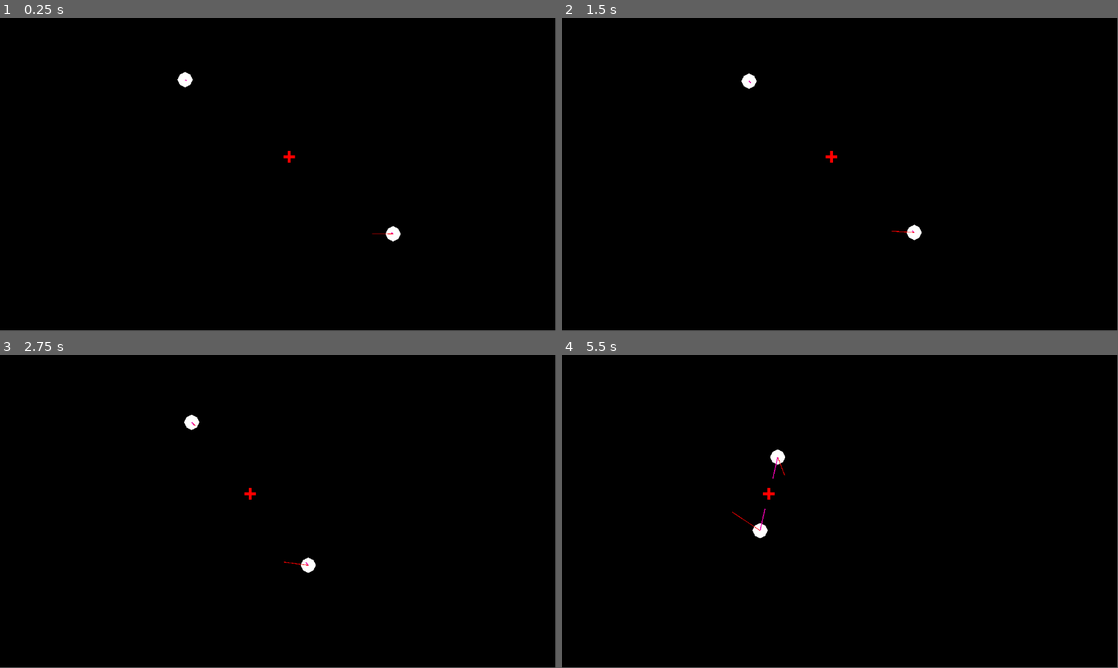
Above: before the commit, frames 1-4 (two rows, left to right).
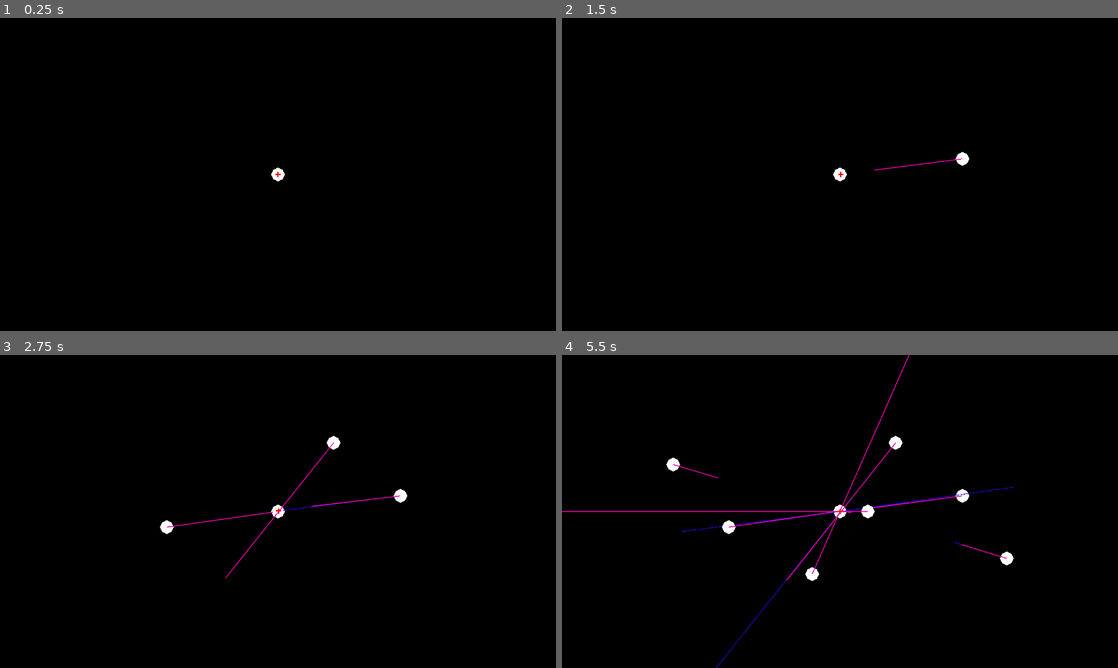
Above: after the commit, the same moments.

Repository: PedroHFMG/gravity_sim_2D
Game: Godot game, scene res://main.tscn
Two runs of this game, one before a commit and one after it. Both use one fixed random seed, a clock stepped at 60 frames per second and the inputs below.
Inputs (mouse positions are in pixels of both pictures, inside the frame that each line leads up to):
- Up to frame 1 (0.25 s): no input
- Up to frame 2 (1.5 s): move the mouse to (962, 158) at 0.52 s; click (962, 158) at 0.67 s; move the mouse to (728, 190) at 1.27 s; click (728, 190) at 1.42 s
- Up to frame 3 (2.75 s): move the mouse to (333, 442) at 2.02 s; click (333, 442) at 2.17 s
- Up to frame 4 (5.5 s): move the mouse to (812, 574) at 2.77 s; click (812, 574) at 2.92 s; move the mouse to (1006, 558) at 3.52 s; click (1006, 558) at 3.67 s; move the mouse to (673, 464) at 4.27 s; click (673, 464) at 4.42 s; move the mouse to (867, 511) at 5.02 s; click (867, 511) at 5.17 s
In our replay, the window is 799x449 before the commit and 800x450 after it. These sizes can differ from the game's own. Grey fills any space a smaller window leaves; there, only what the larger window draws over its background counts as a difference.

The runs differ from the first frame. In frame 1, 0.3% of the frame differs, in the area x 31-73%, y 17-72%; in frame 2, 0.5%; in frame 3, 0.8%; in frame 4, 1.8%, in the area x 0-82%, y 0-100%.

Commit message:
insertion of planets and overall fixes

Diff:
--- a/main.gd
+++ b/main.gd
@@ -2,12 +2,23 @@
 
 var planets = []
 const G = 11000
+@export var camera_centralizado : bool
+
+#Variáveis p/ criação de planetas novos
+var pos = Vector2.ZERO
+var planet_scene = load("res://planet.tscn")
+var new_planet = null
 
 func _ready() -> void:
 	planets = $Planetas.get_children()
 
 func _physics_process(delta: float) -> void:
-	#Calcula a gravidade em PARES >>sem repetição<<:
+	#Parte necessária para somar a aceleração de todos os planetas, e não somente do
+	#último par, para ser mostrada na linha rosa
+	for planet in planets:
+		planet.accumulated_acceleration = Vector2.ZERO
+
+	#Calcula a gravidade em PARES sem repetição!!!!
 	#Planeta principal do loop:
 	for i in range(planets.size()):
 		 #Planetas que terão os cálculos feitos com base no planeta principal:
@@ -15,18 +26,17 @@
 			#Aplicando a função gravidade com os planetas dos índices acima:
 			gravidade(planets[i], planets[j], delta)
 
-	for planet in planets:
-		if planet.get("fixed") == true:
-			planet.velocity = Vector2.ZERO
-		planet.position += planet.velocity * delta
-
 	#Indica a posição do centro de massa
 	$Centro.position = center_of_mass()
+
+	if camera_centralizado == true:
+		$Camera2D.enabled = true
+		$Camera2D.position = $Centro.position
 
 func gravidade(p1, p2, delta):
 	#Distância entre os dois planetas (vetor)
 	var vect_distance = p2.position - p1.position
-	#Equação de Newton (length calcula a distância somente, a hipotenusa)
+	#Equação de Newton (length calcula a distância somente, a hipotenusa), possui limitador pra evitar velocidades absurdas
 	var newton_eq = G * (p1.mass * p2.mass) / (vect_distance.length_squared() + 15)
 	#Direção da força, sem a intensidade (somente a direção)
 	var force_direction = (p2.position - p1.position).normalized()
@@ -37,13 +47,16 @@
 	var acceleration1 = force_direction * newton_eq / p1.mass
 	var acceleration2 = -force_direction * newton_eq / p2.mass
 
+	p1.accumulated_acceleration += acceleration1
+	p2.accumulated_acceleration += acceleration2
+
 	#Movimentação dos planetas, com a aceleração
 	p1.velocity += acceleration1 * delta
 	p2.velocity += acceleration2 * delta
 
-	#Linhas indicando aceleração e puxão gravitacional. Ajustar futuramente
-	p1.get_node("Line2D").points = [Vector2.ZERO, acceleration1]
-	p2.get_node("Line2D").points = [Vector2.ZERO, acceleration2]
+	# Atualiza a linha de aceleração
+	p1.get_node("Line2D").points = [Vector2.ZERO, p1.accumulated_acceleration]
+	p2.get_node("Line2D").points = [Vector2.ZERO, p2.accumulated_acceleration]
 
 func center_of_mass():
 	#Váriaveis que armazenam o somatório dos parâmetros dos planetas presentes
@@ -61,3 +74,24 @@
 
 	#Retorna a posição
 	return coord_final
+
+func _input(event: InputEvent) -> void:
+		if event is InputEventMouseButton and event.button_index == MOUSE_BUTTON_LEFT:
+			if event.pressed:
+				new_planet = planet_scene.instantiate()
+				new_planet.position = get_global_mouse_position()
+				new_planet.mass = 10
+
+				var line = Line2D.new()
+				line.name = "Line2D"
+				line.width = 2
+				line.default_color = Color('#ec00ad')
+				new_planet.add_child(line)
+
+			else:
+				if new_planet:
+					var velocity_new_planet = (new_planet.position - get_global_mouse_position())
+					new_planet.velocity = velocity_new_planet
+					$Planetas.add_child(new_planet)
+					planets.append(new_planet)
+					new_planet = null
--- a/main.tscn
+++ b/main.tscn
@@ -7,8 +7,14 @@
 [node name="Node2D" type="Node2D"]
 script = ExtResource("1_h2yge")
 
+[node name="Camera2D" type="Camera2D" parent="."]
+position = Vector2(640, 360)
+enabled = false
+
 [node name="Centro" parent="." instance=ExtResource("1_0xm2m")]
 modulate = Color(1, 0, 0, 1)
+top_level = true
+scale = Vector2(0.5, 0.5)
 
 [node name="CanvasLayer" type="CanvasLayer" parent="."]
 layer = -1
@@ -24,18 +30,9 @@
 [node name="Planetas" type="Node2D" parent="."]
 
 [node name="Planeta1" parent="Planetas" instance=ExtResource("2_h2yge")]
-position = Vector2(832, 448)
-mass = 105
-velocity = Vector2(-65, 0)
+position = Vector2(640, 360)
+mass = 1500
 
 [node name="Line2D" type="Line2D" parent="Planetas/Planeta1"]
 width = 2.0
 default_color = Color(0.92549, 0, 0.678431, 1)
-
-[node name="Planeta2" parent="Planetas" instance=ExtResource("2_h2yge")]
-position = Vector2(384, 128)
-mass = 105
-
-[node name="Line2D" type="Line2D" parent="Planetas/Planeta2"]
-width = 2.0
-default_color = Color(0.92549, 0, 0.678431, 1)
--- a/planet.gd
+++ b/planet.gd
@@ -5,6 +5,8 @@
 @export var fixed: bool = false
 @onready var seta = $Line2D
 
+var accumulated_acceleration = Vector2.ZERO
+
 func _process(delta):
 	#Seta que está indicando a velocidade
-	$Polygon2D/Line2D.points = [Vector2.ZERO, velocity]
+	$"Polygon2D/Line-Vel".points = [Vector2.ZERO, velocity]
--- a/planet.tscn
+++ b/planet.tscn
@@ -18,6 +18,6 @@
 [node name="CollisionShape2D" type="CollisionShape2D" parent="Polygon2D/Area2D"]
 shape = SubResource("CircleShape2D_jcv8b")
 
-[node name="Line2D" type="Line2D" parent="Polygon2D"]
+[node name="Line-Vel" type="Line2D" parent="Polygon2D"]
 width = 2.0
-default_color = Color(1, 0, 0, 1)
+default_color = Color(0.2, 0, 1, 1)
--- a/project.godot
+++ b/project.godot
@@ -15,6 +15,19 @@
 config/features=PackedStringArray("4.4", "Mobile")
 config/icon="res://icon.svg"
 
+[display]
+
+window/size/viewport_width=1280
+window/size/viewport_height=720
+
+[input]
+
+click={
+"deadzone": 0.2,
+"events": [Object(InputEventMouseButton,"resource_local_to_scene":false,"resource_name":"","device":-1,"window_id":0,"alt_pressed":false,"shift_pressed":false,"ctrl_pressed":false,"meta_pressed":false,"button_mask":0,"position":Vector2(0, 0),"global_position":Vector2(0, 0),"factor":1.0,"button_index":1,"canceled":false,"pressed":false,"double_click":false,"script":null)
+]
+}
+
 [rendering]
 
 renderer/rendering_method="mobile"
Not shown, changed: .gitignore
